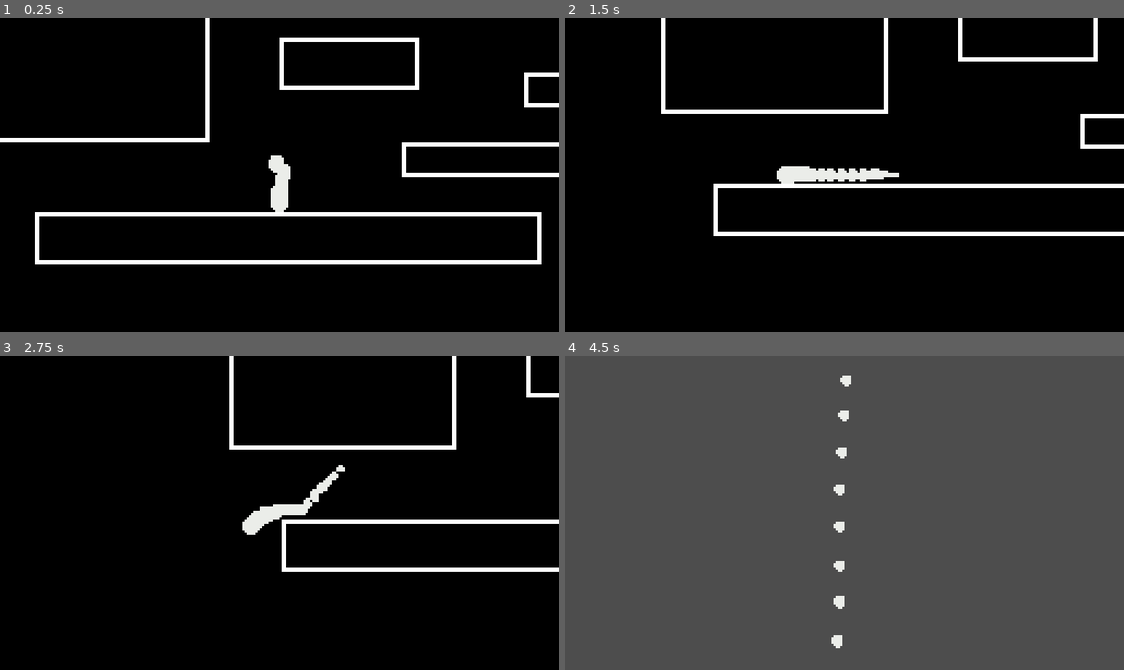
Above: before the commit, frames 1-4 (two rows, left to right).
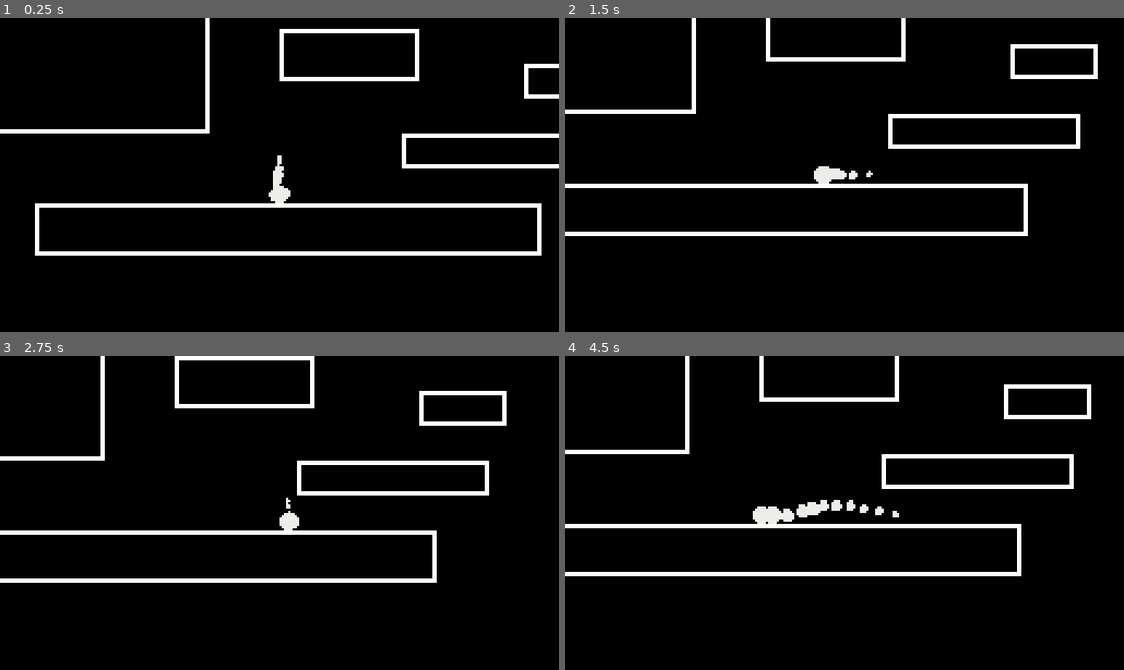
Above: after the commit, the same moments.

Repository: AWildman128/gameoff
Game: Godot game, scene res://Worlds/test_world.tscn
The game is run twice, just before and just after one commit, with the same random seed, the same clock (stepped at 60 frames per second) and the same inputs.
Inputs (mouse positions are in pixels of both pictures, inside the frame that each line leads up to):
- Up to frame 1 (0.25 s): no input
- Up to frame 2 (1.5 s): tap Enter (ui_accept) at 0.5, 0.77 s; move the mouse to (967, 159) at 0.52 s; hold Right (ui_right) 0.53-1.25 s; click (967, 159) at 0.6 s; drag from (732, 190) to (816, 237) at 1.27 s
- Up to frame 3 (2.75 s): move the mouse to (335, 443) at 2.02 s; hold Right (ui_right) from 2.03 s (still down); tap O at 2.1 s; click (335, 443) at 2.3 s
- Up to frame 4 (4.5 s): release Right (ui_right) at 2.75 s; drag from (816, 575) to (676, 465) at 2.77 s; move the mouse to (1012, 560) at 3.52 s; hold Left (ui_left) 3.53-4.25 s; click (1012, 560) at 3.6 s; tap Enter (ui_accept) at 3.77 s; drag from (676, 465) to (760, 434) at 4.27 s

The runs differ from the first frame. In frame 1, 9.6% of the frame differs, in the area x 0-100%, y 3-79%; in frame 2, 6.3%; in frame 3, 8.6%; in frame 4, 100%, in the area x 0-100%, y 0-100%.

Commit message:
fixed_update

Diff:
--- a/Components/SnakeComponent.gd
+++ b/Components/SnakeComponent.gd
@@ -28,7 +28,7 @@
 		points.push_front(player.global_position)
 
 # Called every frame. 'delta' is the elapsed time since the previous frame.
-func _process(delta):
+func _physics_process(delta):
 	#if player.global_position != points[0]:
 	points.push_front(player.global_position)
 	#print(points[0])
--- a/Components/SnakeJump.gd
+++ b/Components/SnakeJump.gd
@@ -5,11 +5,11 @@
 @export_range(1,10, 0.1) var strength: float
 
 
-func _process(delta):
+func _physics_process(delta):
 	if not player.is_on_floor():
-		player.velocity.y += 10
+		player.velocity.y += 30
 	else:
-		player.velocity.x = lerp(player.velocity.x, 0.0, 0.1)
+		player.velocity.x = lerp(player.velocity.x, 0.0, 0.3)
 
 	if Input.is_action_just_pressed("l_click") and player.is_on_floor():
 		var direction = player.global_position.direction_to(player.get_global_mouse_position())
@@ -18,6 +18,6 @@
 
 		player.velocity = direction * strength * 60
 	elif Input.is_action_just_released("l_click") and not player.is_on_floor() and player.velocity.y < 0:
-		player.velocity = lerp(player.velocity, Vector2.ZERO, 100 * delta)
+		player.velocity = lerp(player.velocity, Vector2.ZERO, 0.5)
 
 	player.move_and_slide()
--- a/Player/Player.tscn
+++ b/Player/Player.tscn
@@ -27,7 +27,7 @@
 player = NodePath("..")
 texture = ExtResource("1_vu111")
 segments = 30
-spacing = 1.0
+spacing = 0.4
 taper = SubResource("Curve_bxp8h")
 curve = SubResource("Curve_l460v")
 magnitude = 10.0
--- /dev/null
+++ b/Worlds/test_world.gd
@@ -0,0 +1,12 @@
+extends Node2D
+
+
+# Called when the node enters the scene tree for the first time.
+func _ready():
+	pass # Replace with function body.
+
+
+# Called every frame. 'delta' is the elapsed time since the previous frame.
+func _process(delta):
+	if $Snake.global_position.y >= 100:
+		$Snake.global_position = Vector2.ZERO
--- a/Worlds/test_world.tscn
+++ b/Worlds/test_world.tscn
@@ -1,5 +1,6 @@
-[gd_scene load_steps=5 format=3 uid="uid://dtj0f5j0opw0m"]
-
+[gd_scene load_steps=6 format=3 uid="uid://dtj0f5j0opw0m"]
+
+[ext_resource type="Script" path="res://Worlds/test_world.gd" id="1_4afap"]
 [ext_resource type="Texture2D" uid="uid://2khs0a4dnq0m" path="res://Assets/1BitPlatformerTileset.png" id="1_ppibt"]
 [ext_resource type="PackedScene" uid="uid://clddbg7onlucs" path="res://Player/Player.tscn" id="1_yq1qk"]
 
@@ -226,6 +227,8 @@
 sources/0 = SubResource("TileSetAtlasSource_pjbhr")
 
 [node name="TestWorld" type="Node2D"]
+script = ExtResource("1_4afap")
+metadata/_edit_horizontal_guides_ = [84.0]
 
 [node name="ColorRect" type="ColorRect" parent="."]
 offset_left = -491.0
--- a/project.godot
+++ b/project.godot
@@ -35,5 +35,6 @@
 [rendering]
 
 textures/canvas_textures/default_texture_filter=0
+renderer/rendering_method="gl_compatibility"
 2d/snap/snap_2d_transforms_to_pixel=true
 2d/snap/snap_2d_vertices_to_pixel=true
Not shown, added: export_presets.cfg
